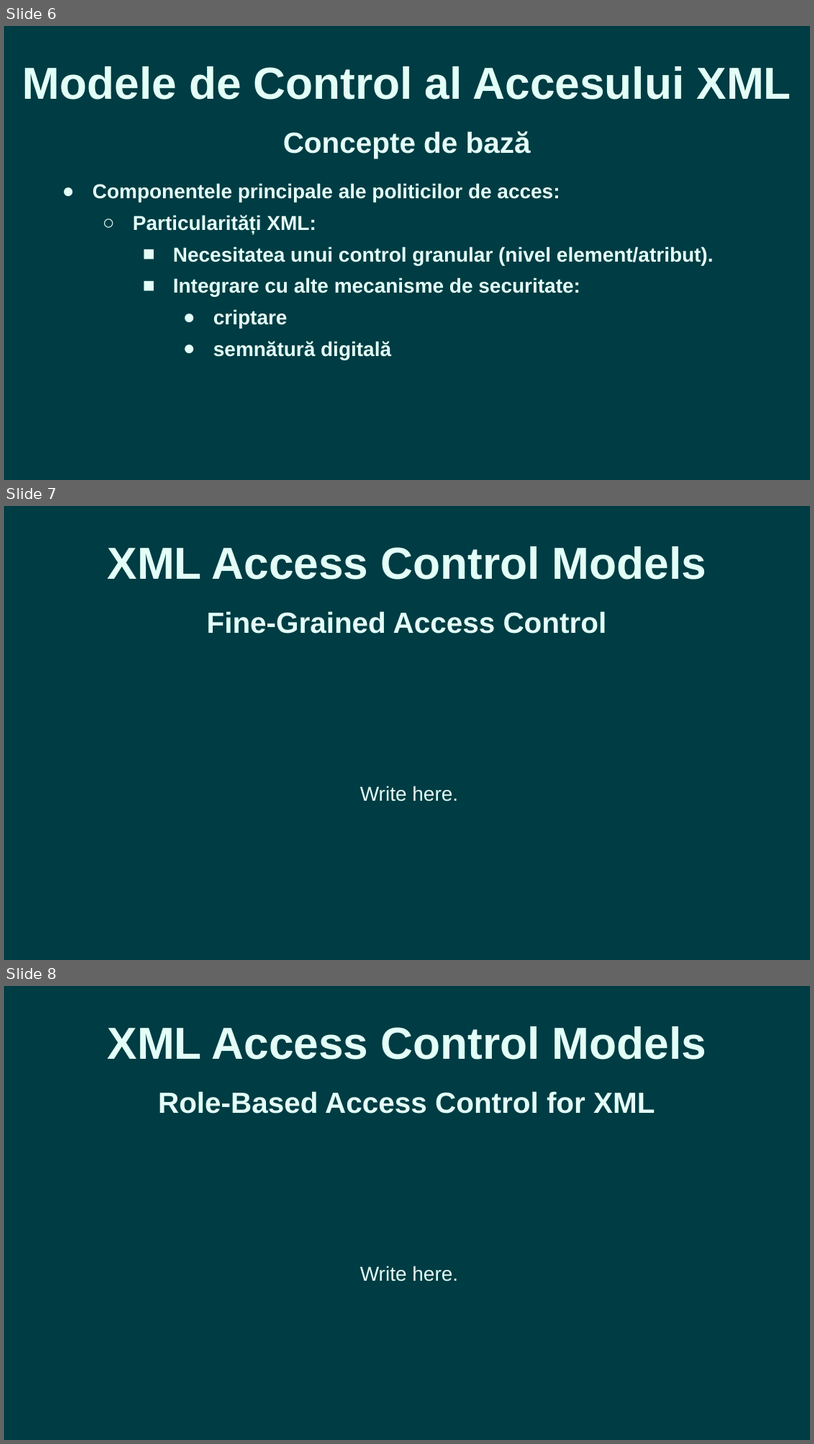
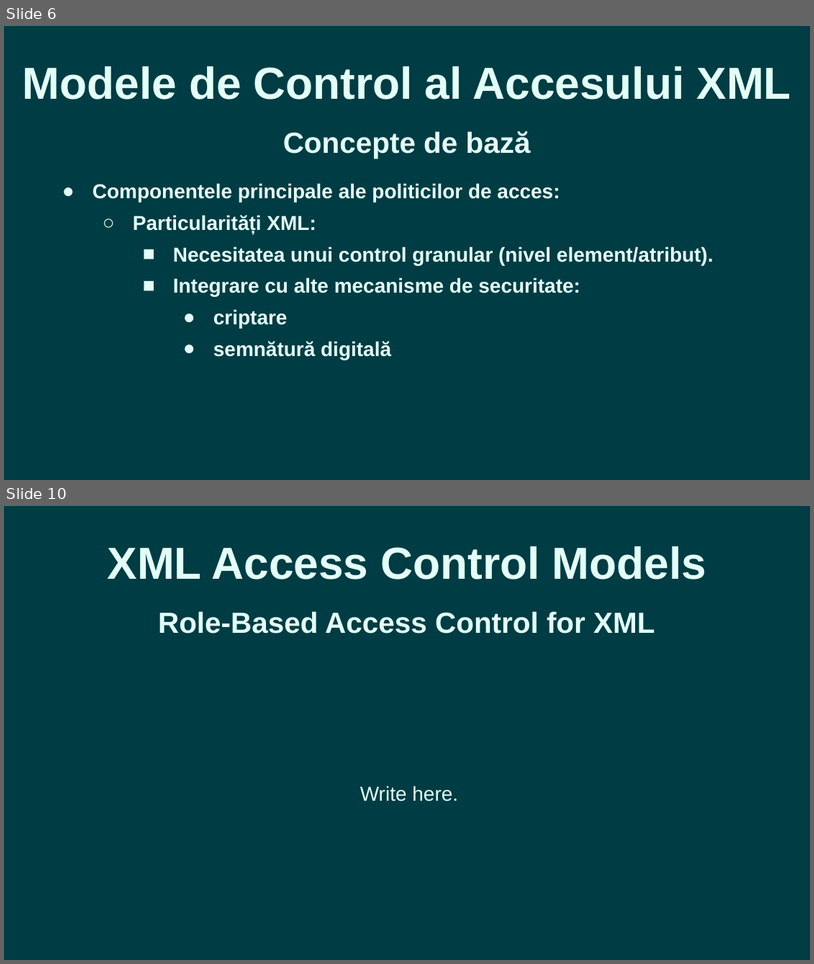
Before and after one commit to romantudorofficial/University_InformationSecurity, a slide deck: Access Control for XML - Presentation.pptx. Shown one above the other, each under a label of ours: slides 6, 7 and 8 before the commit, slides 6 and 10 after it; the slides between them are not shown. The pictures are 814x1444 and 814x964 pixels, drawn with LibreOffice and Linux fonts; fonts in the diff are those of the drawing. Boxes give left, top, right and bottom in pixels: in the first picture for what was removed or moved away, otherwise in the second. Text is boxed around its words. In the diff, an @@ line names an element or a change of style, - is before the commit and + after.

```diff
--- a/Access Control for XML - Presentation.pptx
+++ b/Access Control for XML - Presentation.pptx
@@ slide 7 removed at bbox=[4, 506, 810, 960], background #003C43 @@
@@ text removed at bbox=[108, 546, 707, 579] @@
-XML Access Control Models
@@ text removed at bbox=[207, 611, 607, 633] @@
-Fine-Grained Access Control
@@ text removed at bbox=[360, 785, 458, 801] @@
-Write here.
@@ what was slide 8 is now slide 10 @@
```
Also in this commit, not shown: 3 slides added, 3 other files.
